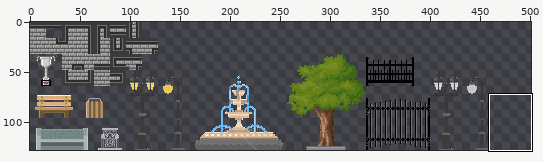
Sprite sheet -- Game/core/assets/Style.png. Above: a wide view before the commit, with the close-up outlined.
Close-up. Before the edit:
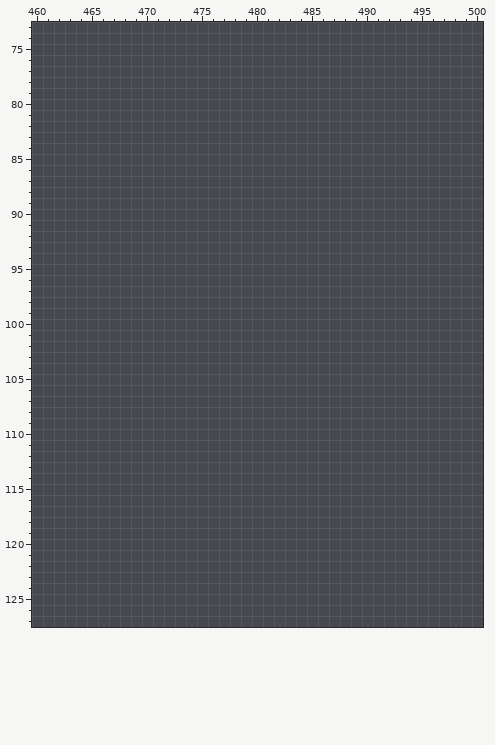
The file is 512x128 pixels. Shown: x 460..500, y 73..127. The wide view leaves out empty margins. The commit also changed other parts of the picture, which this record leaves out.
The same view after the edit:
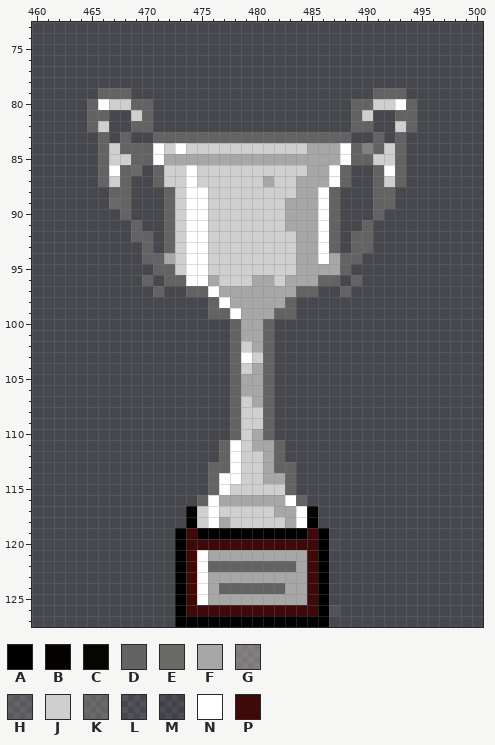
Palette (. is transparent): A #000000  B #060200  C #060500  D #636363  E #6b6a66  F #a7a7a7  G #cfc3c372  H #d4ccc934  J #cfcfcf  K #d7d5c83e  L #d2d5cc14  M #d4d0cd0a  N #ffffff  P #3d0909
Difference:
y 79: x 466..468 ... -> DDD; x 491..493 ... -> DDD
y 80: x 465..470 ...... -> DNJJDD; x 489..494 ...... -> DDJJND
y 81: x 465..466 .. -> DD; x 469..470 .. -> JD; x 489..490 .. -> DJ; x 493..494 .. -> DD
y 82: x 465..466 .. -> DJ; x 469..470 .. -> DD; x 489..490 .. -> DD; x 493..494 .. -> JD
y 83: x 466 . -> D; x 468 . -> D; x 471..488 .................. -> DDDDDDDDDDDDDDDDDD; x 491 . -> D; x 493 . -> D
y 84: x 466..493 ............................ -> DJDHDNJNJJJJJJJJJJJFFFNDGDJD
y 85: x 466..493 ............................ -> DJJDDNFFFFFFFFFFFFFFFFNDDJJD
y 86: x 466..469 .... -> DNDK; x 471..488 .................. -> DJJNJJJJJJJJJJFFND; x 491..493 ... -> DND
y 87: x 466..468 ... -> DJD; x 471..488 .................. -> DJJNJJJJJJFJJFFFND; x 491..493 ... -> DJD
y 88: x 467..468 .. -> DD; x 472..487 ................ -> DJNNJJJJJJJJFFND; x 491..492 .. -> DD
y 89: x 467..468 .. -> ED; x 472..487 ................ -> DJNNJJJJJJJFFFND; x 491..492 .. -> DD
y 90: x 468 . -> D; x 472..487 ................ -> DJNNJJJJJJJFFFND; x 491 . -> D
y 91: x 469 . -> D; x 472..487 ................ -> DJNNJJJJJJJFFFND; x 490 . -> D
y 92: x 469..470 .. -> DD; x 472..487 ................ -> DJNNJJJJJJJJFFND; x 489..490 .. -> DD
y 93: x 470 . -> D; x 472..487 ................ -> DJNNJJJJJJJJFFND; x 489..490 .. -> DD
y 94: x 470..489 .................... -> DDFJNNJJJJJJJJFFNFDD
y 95: x 471..488 .................. -> DDJNNJJJJJJJJFFFFD
y 96: x 470 . -> D; x 472..487 ................ -> DDNNFJJJFFJFFFDD; x 489 . -> D
y 97: x 471 . -> D; x 474..485 ............ -> DDNFFFFFFFDD; x 488 . -> D
y 98: x 476..483 ........ -> DNFFFFFD
y 99: x 476..483 ........ -> DDNFFFDD
y 100..101: x 478..481 .... -> DFFD
y 102: x 478..481 .... -> DJFD
y 103: x 478..481 .... -> DNJD
y 104: x 478..481 .... -> DJFD
y 105..106: x 478..481 .... -> DFFD
y 107: x 478..481 .... -> DJFD
y 108..109: x 478..481 .... -> DJJD
y 110: x 478..481 .... -> DJFD
y 111: x 477..482 ...... -> DNJFFD
y 112: x 477..482 ...... -> DNJJFD
y 113: x 476..483 ........ -> DDNJJFDD
y 114: x 476..483 ........ -> DNNJJFFD
y 115: x 476..483 ........ -> DNJJJJJD
y 116: x 475..484 .......... -> DNFFFFFFND
y 117: x 474..485 ............ -> BJNJJJJJFFNC
y 118: x 474..485 ............ -> AJNFJJJJJFNA
y 119: x 473..486 .............. -> APAAAAAAAAAAPA
y 120: x 473..487 ............... -> APPPPPPPPPPPPAM
y 121: x 473..486 .............. -> APNFFFFFFFFFPA
y 122: x 473..486 .............. -> APNDDDDDDDDFPA
y 123: x 473..486 .............. -> APNFFFFFFFFFPA
y 124: x 473..486 .............. -> APNFDDDDDDFFPA
y 125: x 473..486 .............. -> APNFFFFFFFFFPA
y 126: x 473..487 ............... -> APPPPPPPPPPPPAL
y 127: x 473..486 .............. -> AAAAAAAAAAAAAA
Changed places in both close-ups, as pixel boxes (x1, y1, x2, y2):
added: (87, 88, 417, 627)
